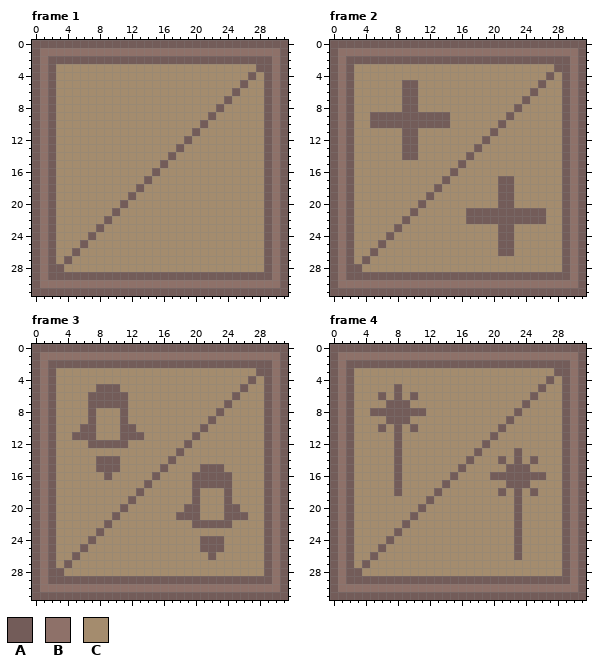
Two versions of one pixel-art file, mockup/icon.aseprite. This is how it looked before the edit.
32x32 pixels, 5 frames. Colours within 5 levels of each other are drawn and written as one. Shown: frame 1, frame 2, frame 3, frame 4. The commit also changed other frames, which this record leaves out.
Palette (. is transparent): A #735c59  B #8e7169  C #a48c6e
After the commit:
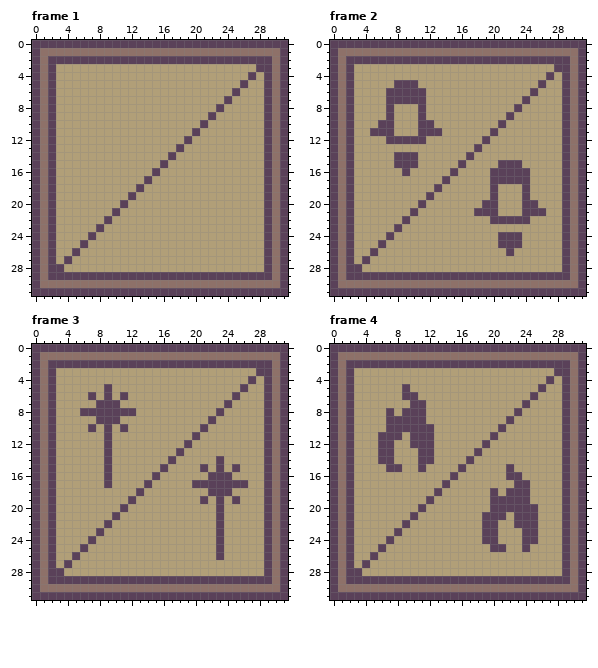
Diff:
colour A: #735c59 -> #5a4159
colour C: #a48c6e -> #b19f78
Changed rows in their new state; - is a pixel that keeps its letter.
Frame 2, layers "Condition", "Effect":
first column x 5:
 5 ---A------------------
 6 --AA--A---------------
 7 --AA--A---------------
 8 --A-CCA---------------
 9 CC-CCC-CCC------------
10 C--CCC--CC------------
11 AAA-CCAAA-------------
12 --AA--A---------------
13 ----CC----------------
14 ---A------------------
15 ---AAA----------AAA---
16 ----A----------AAAAA--
17 ---------------A--AA--
18 ---------------ACC-A--
19 ---------------ACC-A--
20 --------------AACC-AA-
21 ------------C---CCC---
22 ------------CCC-----CC
23 ----------------CC----
24 ------------------A---
25 ------------------A---
26 ----------------C-----
Frame 3, layers "Condition", "Effect":
first column x 5:
 5 ---C-C----------------
 6 ---C-C----------------
 7 --C---C---------------
 8 -A-AAA-A--------------
 9 --CAAAC---------------
10 -C--A--C--------------
11 CCC-A-CCC-------------
12 --CC-CC---------------
13 ----A-----------------
14 ---C-C------------A---
15 ---C-C-----------C--A-
16 ---------------CC-----
17 ----A---------------AA
18 ---------------C-AA---
19 ---------------CA-ACA-
20 --------------CC--ACC-
21 -------------CCC--ACCC
22 ---------------CCC-C--
23 ------------------A---
24 ----------------CC----
25 ----------------CC----
26 -----------------CA---
Frame 4, layers "Condition", "Effect":
first column x 5:
 5 ---CA-----------------
 6 -C-CA-----------------
 7 --CCCAA---------------
 8 CC-C------------------
 9 -----AA---------------
10 -CA-A-AA--------------
11 -AA--AAA--------------
12 -AAC-AAA--------------
13 -AAC--AA----------C---
14 -AAC--AA--------C-C-C-
15 --A---A-----------CC--
16 ---C-----------CC--CCC
17 ---C-------------C----
18 ---C-----------ACA-AC-
19 ---------------AAA-A--
20 ---------------AAA-AA-
21 --------------AAA--AA-
22 --------------AA---AA-
23 --------------AA--CAA-
24 --------------AA--CAA-
25 ---------------AA-CA--
26 ------------------C---
